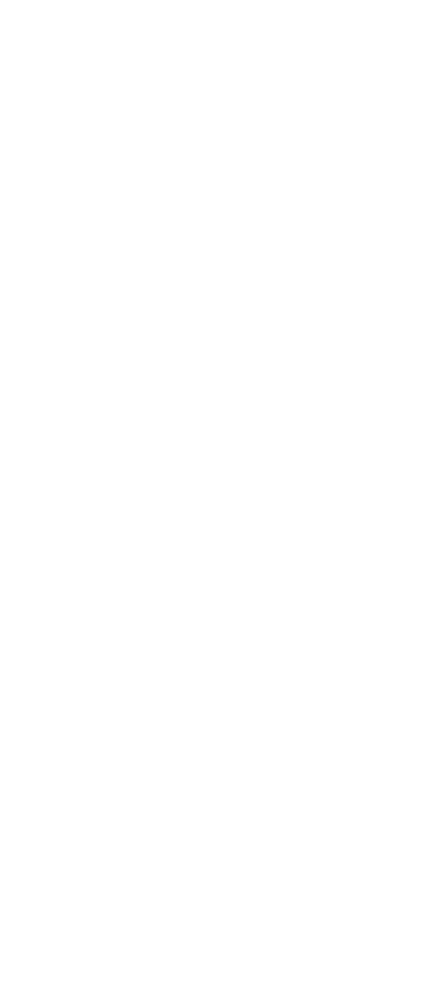
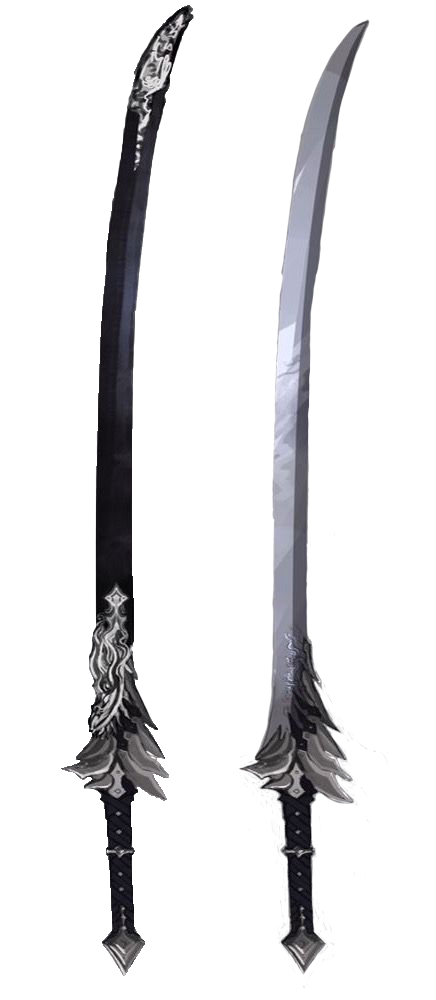
Layered file, before and after one edit (436 × 1000). Changes by layer:
showed "2pée", painted on it over [61,5,388,988]
showed "Arrière-plan" over [61,5,388,988]
